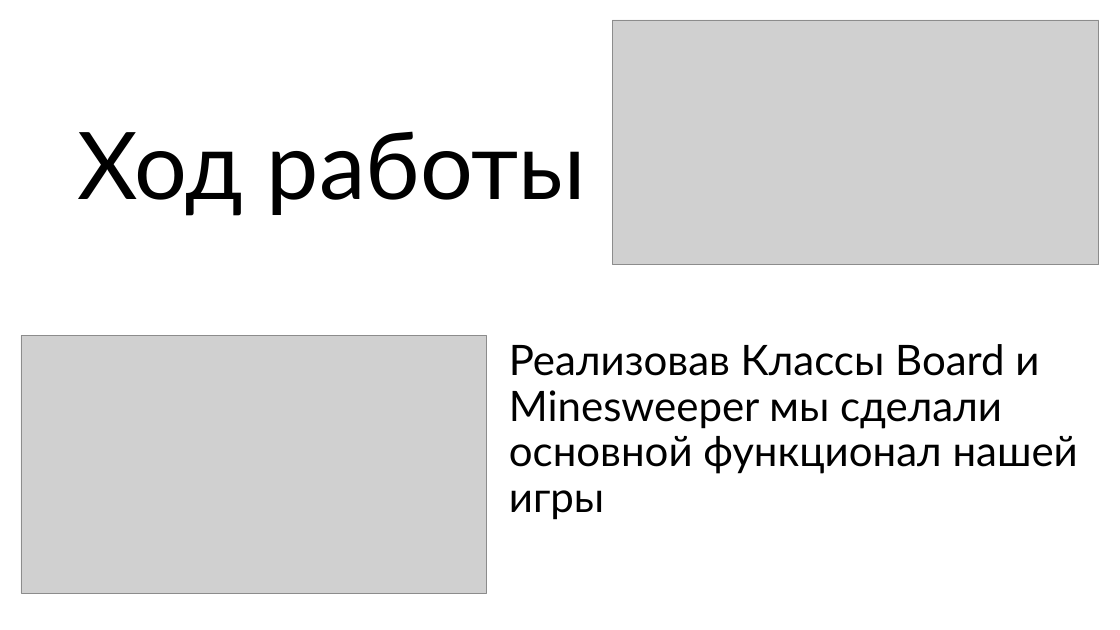
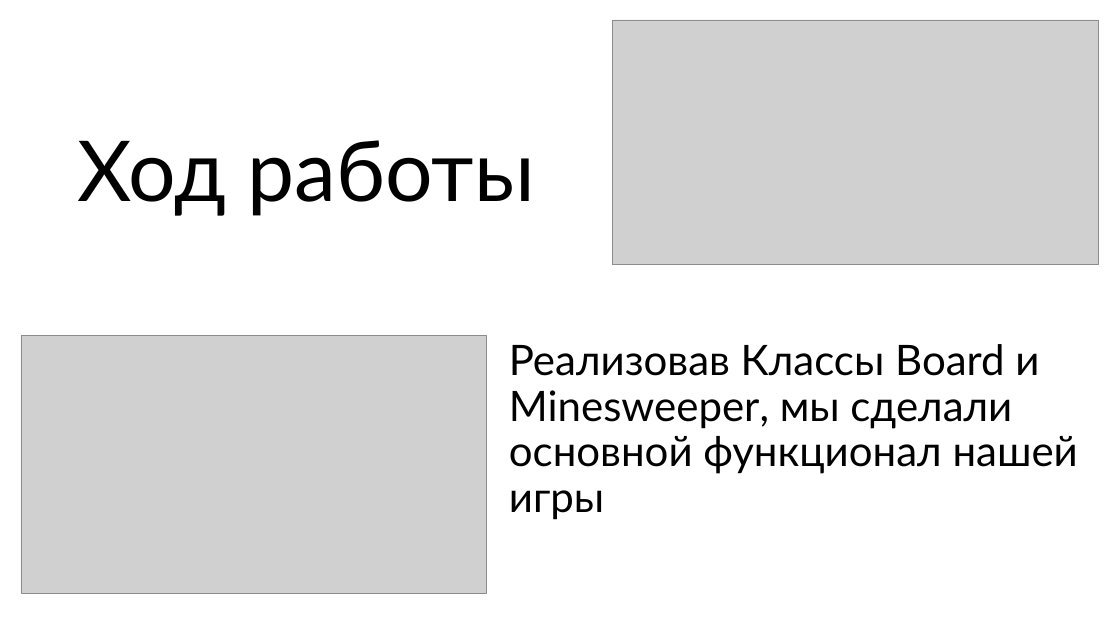
Before and after one commit to Igor-Sadovnikov/Saper_pygame_project, a slide deck: slide 4 of Minesweeper pygame.pptx. Drawn at 1120x630 pixels with LibreOffice and Linux fonts; fonts in the diff are those of the drawing; grey boxes stand for pictures; background and template pictures are left out. Boxes give left, top, right and bottom in pixels: in the first picture for what was removed or moved away, otherwise in the second. Text is boxed around its words. In the diff, an @@ line names an element or a change of style, - is before the commit and + after.

```diff
--- a/Minesweeper pygame.pptx
+++ b/Minesweeper pygame.pptx
@@ title "Ход работы" at [77,140,535,216]: size 80 to 72 pt @@
@@ text at [509,344,1078,520]: text changed @@
-Реализовав Классы Board и Minesweeper мы сделали основной функционал нашей игры
+Реализовав Классы Board и Minesweeper, мы сделали основной функционал нашей игры
```
Also in this commit, not shown: 5 other slides changed, 2 other files.
